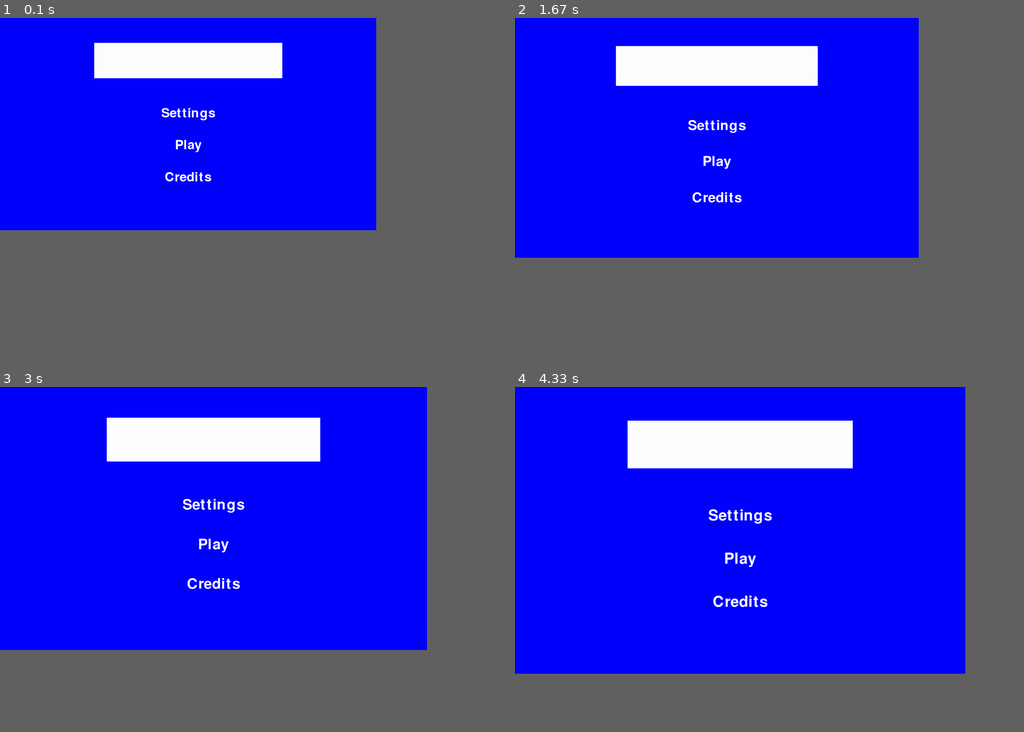
Above: before the commit, frames 1-4 (two rows, left to right).
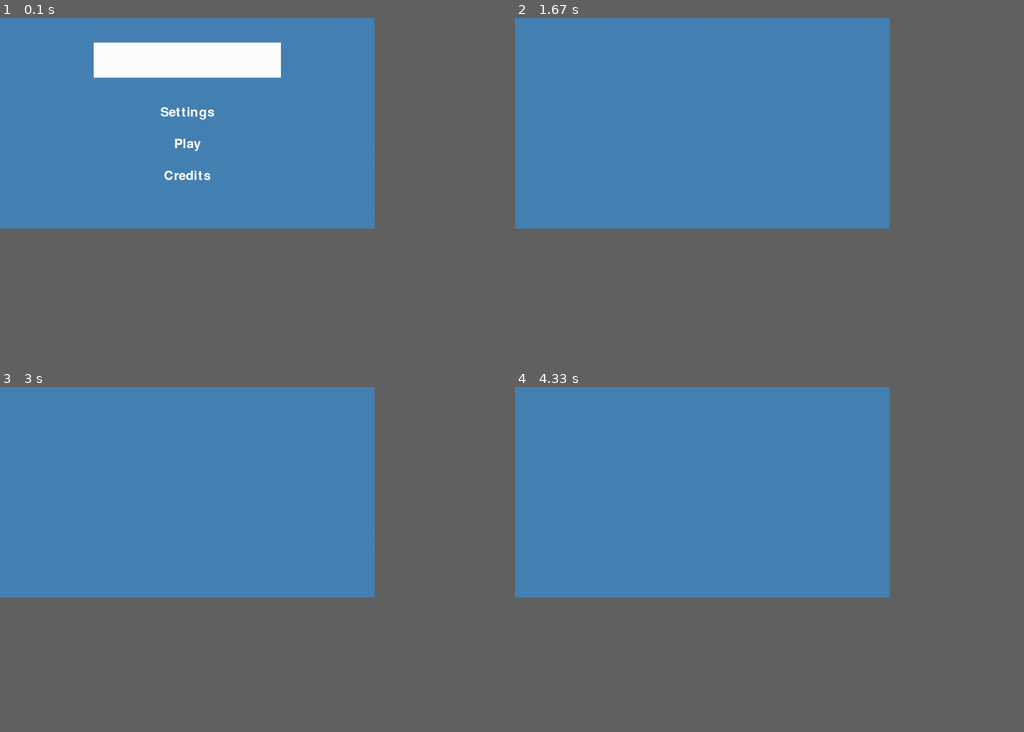
Above: after the commit, the same moments.

Repository: Mikedeejay2/PyGamePianoTiles
Game: pygame game, started from main.py
Same seed, same stepped clock (60 frames per second), same inputs: the game is played once before the commit and once after it.
Inputs:
- Up to frame 1 (0.1 s): no input
- Up to frame 2 (1.67 s): click "Play" at 0.38 s
- Up to frame 3 (3 s): no input
- Up to frame 4 (4.33 s): no input
In our replay, in frame 1 the window is 904x510 before the commit and 900x506 after it. These sizes can differ from the game's own. Grey fills any space a smaller window leaves; there, only what the larger window draws over its background counts as a difference.

The runs differ from the first frame. In frame 1, 41% of the frame differs, in the area x 0-74%, y 0-62%; in frame 2, 45%; in frame 3, 45%; in frame 4, 45%, in the area x 0-74%, y 0-64%.

Commit message:
Menu animation and scene switching

Diff:
--- a/main.py
+++ b/main.py
@@ -12,22 +12,27 @@
 import menu
 
 while running:
-    variables.set_res(variables.screen_width + 1, variables.screen_height + 1)
+    # Test if surfaces resize correctly by constantly increasing screen size
+    # variables.set_res(variables.screen_width + 1, variables.screen_height + 1)
+
     # poll for events
     # pygame.QUIT event means the user clicked X to close your window
     for event in pygame.event.get():
         if event.type == pygame.QUIT:
             running = False
+        elif variables.scene == "menu":
+            menu.on_event(event)
 
     # fill the screen with a color to wipe away anything from last frame
-    variables.screen.fill("blue")
+    variables.screen.fill("SteelBlue")
 
     # RENDER YOUR GAME HERE
-    menu.draw()
+    if variables.scene == "menu":
+        menu.draw()
 
     # flip() the display to put your work on screen
     pygame.display.flip()
 
-    clock.tick(variables.fps)  # limits FPS to 60
+    clock.tick(variables.fps)  # limits FPS
 
 pygame.quit()
--- a/menu.py
+++ b/menu.py
@@ -3,7 +3,9 @@
 import utils
 
 text_color = "white"
+animation_frames = 15
 
+# Set elements of the menu. Called when the screen is created / resized
 def set_elements():
     global title_surf, title_rect
     # TODO: Replace with image
@@ -27,9 +29,37 @@
     credits_surf = text_font.render("Credits", True, text_color)
     credits_rect = utils.get_rect(credits_surf, 50, 75)
 
-
+# Draw the menu to the screen
 def draw():
     variables.screen.blit(title_surf, title_rect)
     variables.screen.blit(settings_surf, settings_rect)
     variables.screen.blit(play_surf, play_rect)
     variables.screen.blit(credits_surf, credits_rect)
+    draw_animation()
+
+# Check to see if mouse is hovering over. If yes, underline with an animation
+def draw_animation():
+    mouse_pos = pygame.mouse.get_pos()
+    rect = None
+    if settings_rect.collidepoint(mouse_pos):
+        rect = settings_rect
+    elif play_rect.collidepoint(mouse_pos):
+        rect = play_rect
+    elif credits_rect.collidepoint(mouse_pos):
+        rect = credits_rect
+
+    utils.animate_underline(rect, animation_frames, text_color, variables.screen_width / 500)
+
+# On an event, check for a click
+def on_event(event):
+    if event.type == pygame.MOUSEBUTTONUP:
+        mouse_pos = pygame.mouse.get_pos()
+        if settings_rect.collidepoint(mouse_pos):
+            print("Clicked Settings")
+            variables.scene = "settings"
+        elif play_rect.collidepoint(mouse_pos):
+            print("Clicked Play")
+            variables.scene = "game"
+        elif credits_rect.collidepoint(mouse_pos):
+            print("Clicked Credits")
+            variables.scene = "credits"
--- a/utils.py
+++ b/utils.py
@@ -1,8 +1,30 @@
 import pygame
 import variables
 
+underline_current_frame = 0
+
+# Used to place a surface to the screen in relation to the size of the screen for resizable elements
 def get_rect(surface, percent_width, percent_height):
     return surface.get_rect(center = (
         variables.screen_width * (percent_width / 100),
         variables.screen_height * (percent_height / 100)
         ))
+
+def animate_underline(rect, total_frames, color, width):
+    global underline_current_frame
+    if rect is not None:
+        start_pos = rect.bottomleft
+        end_pos = rect.bottomright
+        # Get the distance between the start and the end
+        distance = end_pos[0] - start_pos[0]
+        # Get the current percent through the animation
+        distance_percent = underline_current_frame / total_frames
+        # Get the ending position of this frame of animation
+        cur_pos = (start_pos[0] + (distance * distance_percent), end_pos[1])
+        # Increment frame if there in animation
+        if underline_current_frame < total_frames:
+            underline_current_frame += 1
+
+        pygame.draw.line(variables.screen, color, start_pos, cur_pos, int(width))
+    else:
+        underline_current_frame = 0
--- a/variables.py
+++ b/variables.py
@@ -8,7 +8,9 @@
 screen: pygame.surface.Surface
 fullscreen = False
 fps = 60
+scene = "menu"
 
+# Set the resolution of the screen
 def set_res(width, height):
     global screen_width, screen_height
     screen_width = width
@@ -16,6 +18,7 @@
     menu.set_elements()
     return pygame.display.set_mode((width, height))
 
+# Toggle fullscreen mode
 def toggle_fullscreen():
     global fullscreen
     fullscreen = not fullscreen
